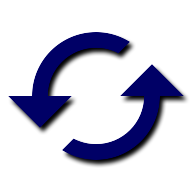
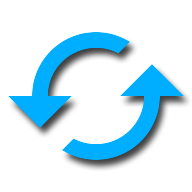
Layered file, before and after one edit (192x192). Changes by layer:
showed "Layer 1 copy", painted on it over [8, 32, 184, 172]
hid "Layer 1" over [8, 32, 184, 160]
